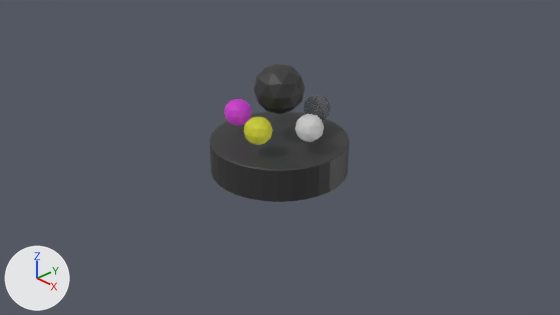
Renders of the Blender file model/bl/lotto.blend from each side of a commit.
Rendered twice from the file's camera 'Camera'. Every picture has the same lights, and +X, +Y and +Z are marked at lower left.
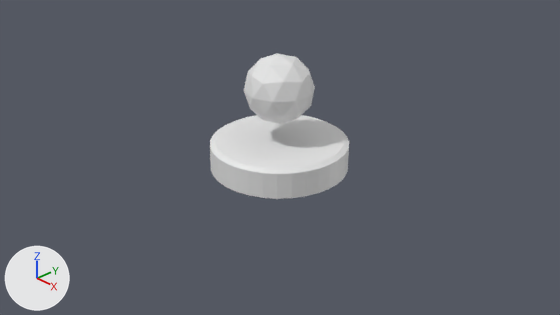
Commit message: update lotto

Patch to the scene script:
```diff
--- a/model/bl/lotto.blend.py
+++ b/model/bl/lotto.blend.py
@@ me_cylinder @@
 # used by ob_cylinder; location = (0.0, 0.0, 0.0); scale = (1.0, 1.0, 0.25)
-me_cylinder.from_pydata(...)  # 316 vertices, 514 faces; spans x -1.0..1.0, y -1.0..1.0, z -1.0..5.44
-me_cylinder.materials.append(mat_tryagain)  # white #ffffff
-me_cylinder.materials.append(mat_garbage)  # dark grey #666666
-me_cylinder.materials.append(mat_pull)  # cyan #33ffff
-me_cylinder.materials.append(mat_log)  # yellow #ffff33
-me_cylinder.materials.append(mat_100)  # pink #ff33ff
+me_cylinder.from_pydata(...)  # 106 vertices, 114 faces; spans x -1.0..1.0, y -1.0..1.0, z -1.0..6.0
+# me_cylinder part 1: the loose piece of 42 vertices spanning x 0.0..0.38, y -0.77..-0.37, z 1.6..3.2 is deleted
+# me_cylinder part 2: the loose piece of 42 vertices spanning x 0.41..0.79, y -0.2..0.2, z 1.6..3.2 is deleted
+# me_cylinder part 3: the loose piece of 42 vertices spanning x -0.68..-0.3, y -0.55..-0.15, z 1.6..3.2 is deleted
+# me_cylinder part 4: the loose piece of 42 vertices spanning x 0.0..0.38, y 0.37..0.77, z 1.6..3.2 is deleted
+# me_cylinder part 5
+# 42 vertices move from x -0.34..0.34, y -0.36..0.36, z 2.56..5.44 to x -0.48..0.48, y -0.5..0.5, z 2.0..6.0
+# me_cylinder part 6: 114 faces spanning x -1.0..1.0, y -1.0..1.0, z -1.0..6.0 switch from mat_base (black #333333) to no material
@@ ob_cylinder @@
 _m = ob_cylinder.modifiers.new('Bevel', 'BEVEL')
 _m.segments = 2
+_m.angle_limit = 1.222
 _m = ob_cylinder.modifiers.new('Triangulate', 'TRIANGULATE')
```

Where the change shows, as pixel boxes (x1, y1, x2, y2) in the pictures (560 x 315 px; the box of a moved part takes in the faces that stretch with it):
'Cylinder', reshaped, modifiers changed: before (210, 64, 349, 202); after (210, 54, 349, 199)
part 1 of me_cylinder, deleted (yellow): before (243, 117, 273, 145)
part 2 of me_cylinder, deleted: before (295, 114, 324, 142)
part 3 of me_cylinder, deleted (pink): before (224, 99, 252, 125)
part 4 of me_cylinder, deleted: before (303, 95, 331, 120)
part 5 of me_cylinder, moved or reshaped: before (254, 64, 305, 114); after (244, 54, 315, 124)
part 6 of me_cylinder, recoloured (black to white): (210, 118, 349, 199) in both
